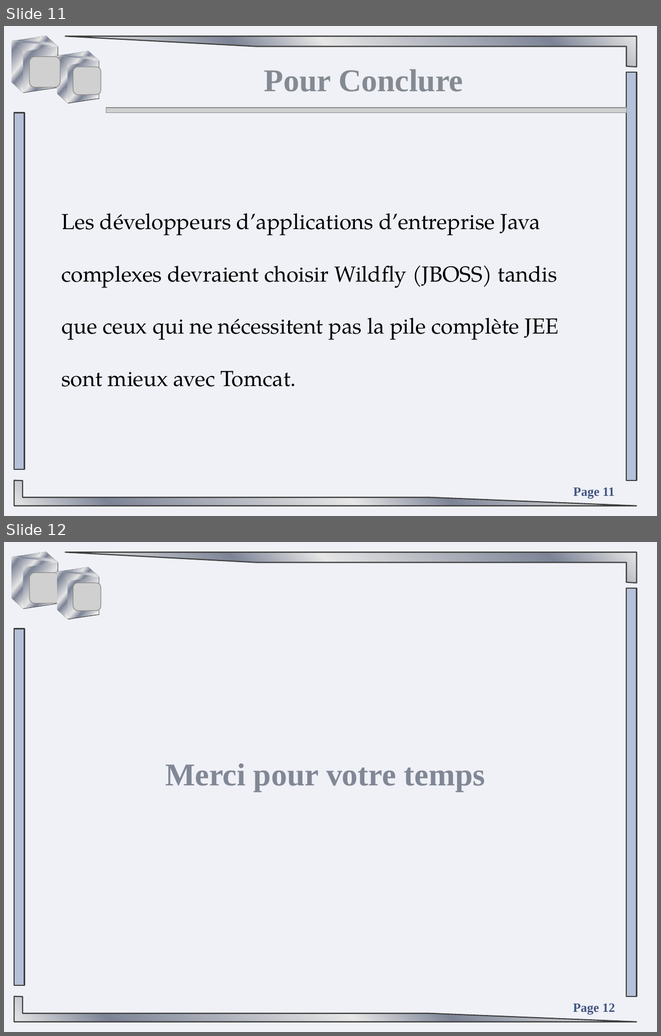
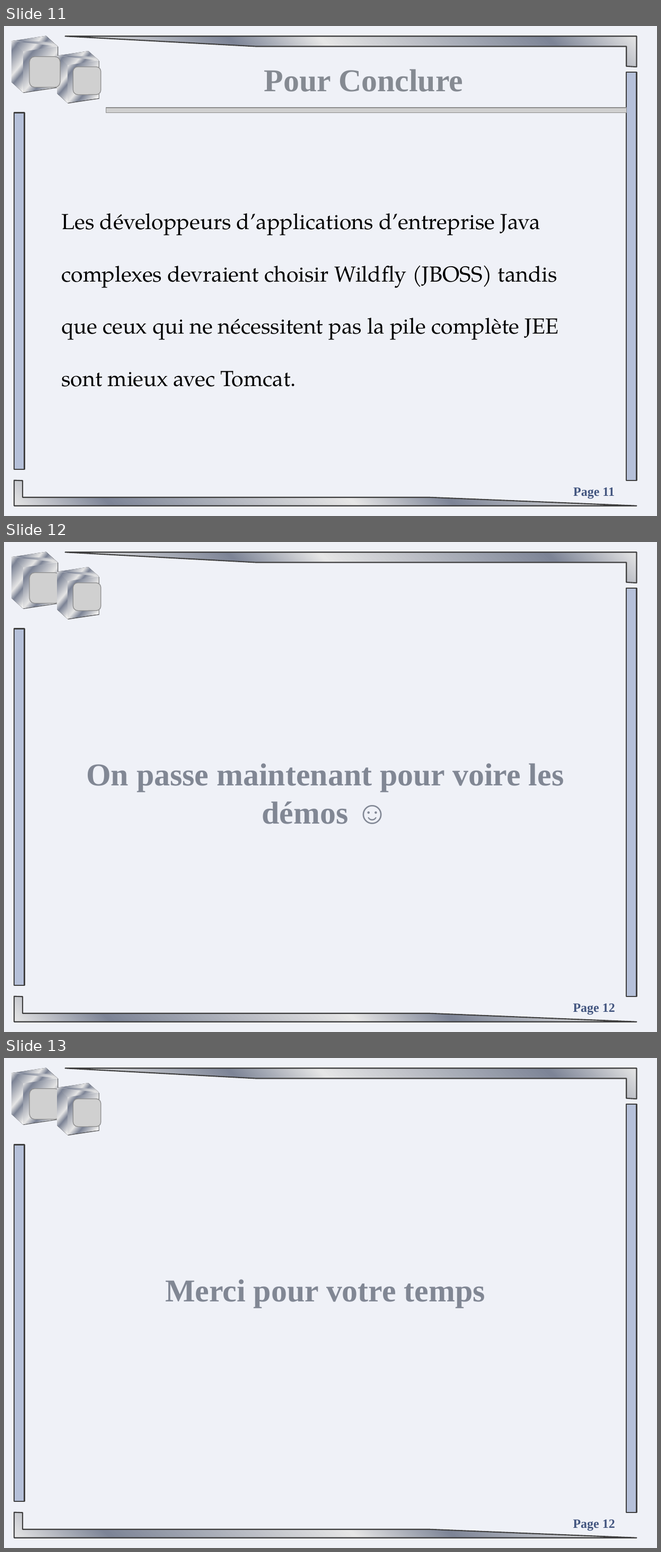
Before and after one commit to TahaniKarroum/WILDFLY, a slide deck: Presentation wildfly.pptx. Shown one above the other, each under a label of ours: slides 11 and 12 before the commit, slides 11, 12 and 13 after it. The pictures are 661x1036 and 661x1552 pixels, drawn with LibreOffice and Linux fonts; fonts in the diff are those of the drawing; grey boxes stand for pictures. Boxes give left, top, right and bottom in pixels: in the first picture for what was removed or moved away, otherwise in the second. Text is boxed around its words. In the diff, an @@ line names an element or a change of style, - is before the commit and + after.

Commit message:
Presentation wildfly derniere version

```diff
--- a/Presentation wildfly.pptx
+++ b/Presentation wildfly.pptx
@@ slide 12 added at [4,542,657,1032], background #EFF1F7 @@
@@ cube added at [9,553,60,608], fill gradient #FFFFFF to #E6E6E6 to #7D8496, outline #777C84 1 pt @@
@@ half frame added at [65,553,637,583], fill gradient #FFFFFF to #E6E6E6 to #7D8496, outline #404040 1.25 pt @@
@@ picture added at [29,573,60,603] @@
@@ cube added at [55,567,100,618], fill gradient #FFFFFF to #E6E6E6 to #7D8496, outline #777C84 1 pt @@
@@ picture added at [73,582,102,610] @@
@@ rectangle added at [626,588,637,996], fill #B5C0D9, outline #404040 1.25 pt @@
@@ rectangle added at [15,629,25,986], fill #B5C0D9, outline #404040 1.25 pt @@
@@ text added at [86,763,564,824], 35 pt, text gradient #383D45 to #818895 to #F3F4F5, bold @@
+On passe maintenant pour voire les démos ☺
@@ half frame added at [15,996,637,1021], fill gradient #FFFFFF to #E6E6E6 to #7D8496, outline #404040 1.25 pt @@
@@ text added at [573,1003,615,1015], 14 pt, text #42557F, bold @@
+Page 12
@@ what was slide 12 is now slide 13 @@
```
